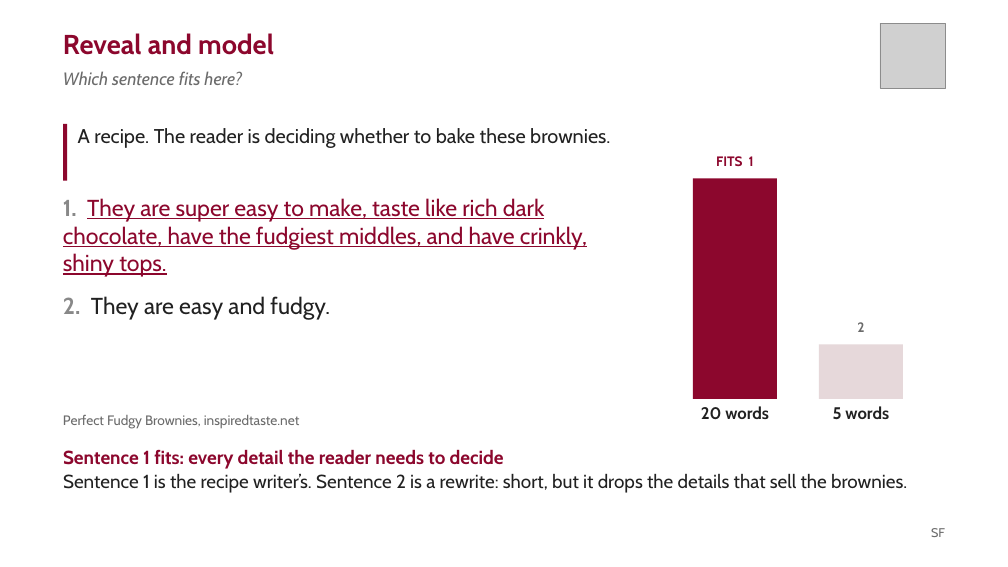
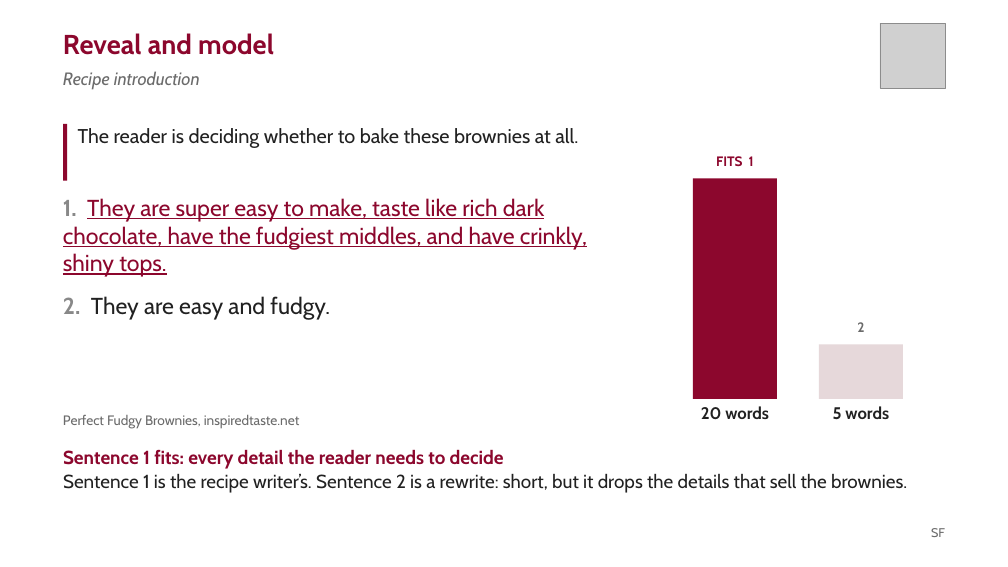
Before and after one commit to liaminhawai-cmd/Bone-Sparrow, a slide deck: slide 15 of SentenceFluencyDeck.pptx (slide 13 before the commit). Drawn at 1008x567 pixels with LibreOffice and Linux fonts; fonts in the diff are those of the drawing; grey boxes stand for pictures. Boxes give left, top, right and bottom in pixels: in the first picture for what was removed or moved away, otherwise in the second. Text is boxed around its words. In the diff, an @@ line names an element or a change of style, - is before the commit and + after.

```diff
--- a/SentenceFluencyDeck.pptx
+++ b/SentenceFluencyDeck.pptx
@@ text at (x1=63, y1=71, x2=200, y2=90): text changed @@
-Which sentence fits here?
+Recipe introduction
@@ text at (x1=78, y1=128, x2=578, y2=148): text changed @@
-A recipe. The reader is deciding whether to bake these brownies.
+The reader is deciding whether to bake these brownies at all.
```
Also in this commit, not shown: 3 other slides changed, 2 slides added, 3 other files.
